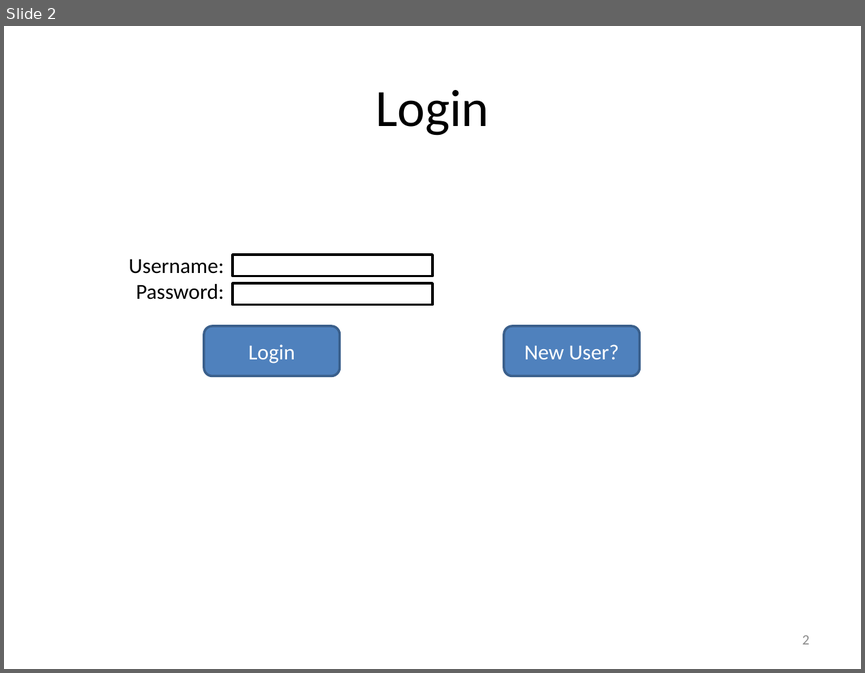
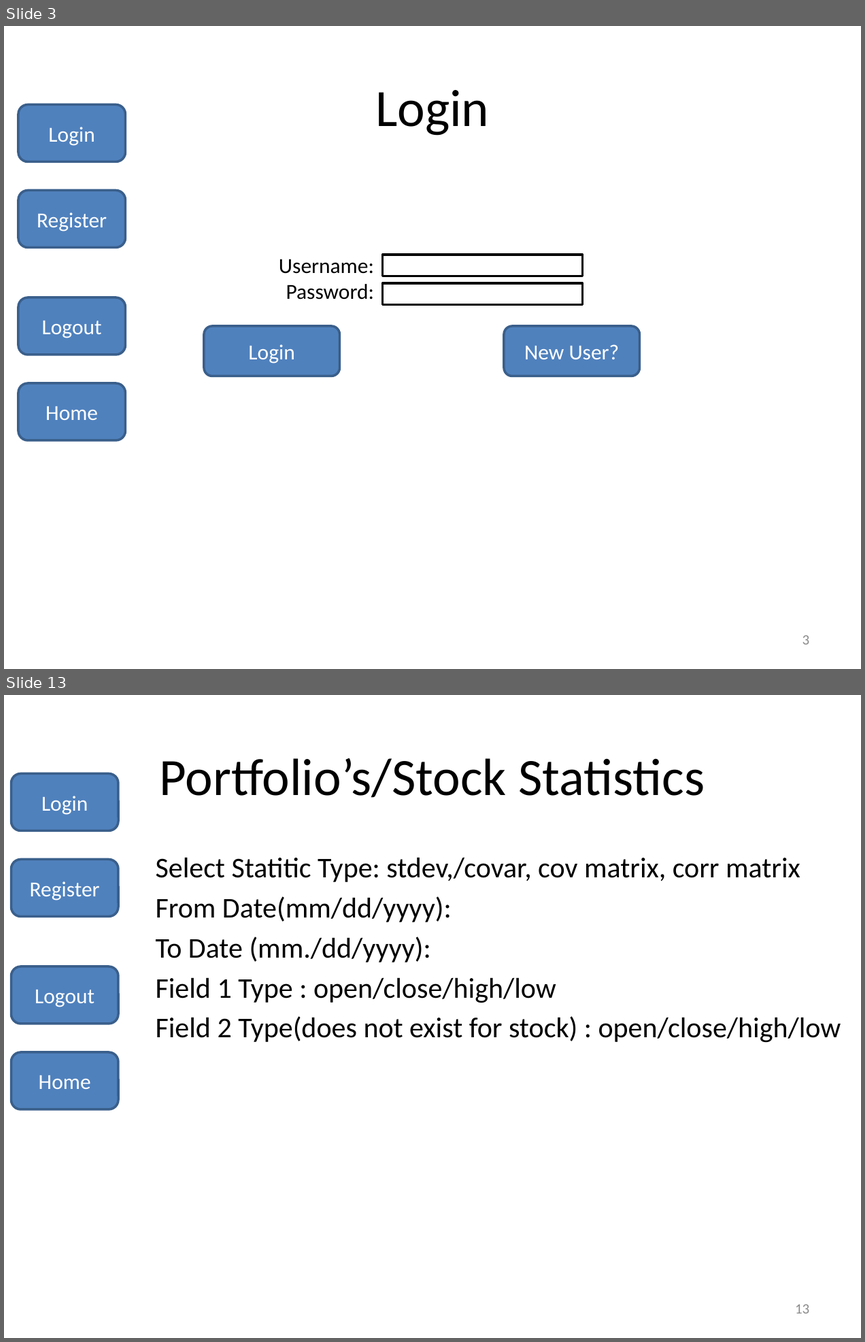
Before and after one commit to divmod/portfolio, a slide deck: handin/Flow.pptx. Shown one above the other, each under a label of ours: slide 2 before the commit, slides 3 and 13 after it; the slides between them are not shown. The pictures are 865x673 and 865x1342 pixels, drawn with LibreOffice and Linux fonts; fonts in the diff are those of the drawing. Boxes give left, top, right and bottom in pixels: in the first picture for what was removed or moved away, otherwise in the second. Text is boxed around its words. In the diff, an @@ line names an element or a change of style, - is before the commit and + after.

```diff
--- a/handin/Flow.pptx
+++ b/handin/Flow.pptx
@@ slide 13 added at (x1=4, y1=695, x2=861, y2=1338), background #FFFFFF @@
@@ rounded rectangle added at (x1=11, y1=774, x2=118, y2=831), fill #4F81BD, outline #3A5F8C 2 pt, 18 pt, text #FFFFFF @@
+Login
@@ title added at (x1=159, y1=758, x2=704, y2=798), 44 pt, text #000000 @@
+Portfolio’s/Stock Statistics
@@ text added at (x1=156, y1=857, x2=841, y2=1042), 24 pt, text #000000 @@
+Select Statitic Type: stdev,/covar, cov matrix, corr matrix
+From Date(mm/dd/yyyy):
+To Date (mm./dd/yyyy):
+Field 1 Type : open/close/high/low
+Field 2 Type(does not exist for stock) : open/close/high/low
@@ rounded rectangle added at (x1=11, y1=860, x2=118, y2=917), fill #4F81BD, outline #3A5F8C 2 pt, 18 pt, text #FFFFFF @@
+Register
@@ rounded rectangle added at (x1=11, y1=966, x2=118, y2=1024), fill #4F81BD, outline #3A5F8C 2 pt, 18 pt, text #FFFFFF @@
+Logout
@@ rounded rectangle added at (x1=11, y1=1052, x2=118, y2=1110), fill #4F81BD, outline #3A5F8C 2 pt, 18 pt, text #FFFFFF @@
+Home
@@ page number added at (x1=795, y1=1304, x2=809, y2=1313), 12 pt, text #8C8C8C @@
+13
@@ what was slide 2 is now slide 3 @@
@@ slide 3 changed as well @@
@@ rounded rectangle added at (x1=18, y1=105, x2=126, y2=162), fill #4F81BD, outline #3A5F8C 2 pt, 18 pt, text #FFFFFF @@
+Login
@@ rounded rectangle added at (x1=18, y1=191, x2=126, y2=248), fill #4F81BD, outline #3A5F8C 2 pt, 18 pt, text #FFFFFF @@
+Register
@@ 2 rectangles, 1 text moved together from (x1=128, y1=254, x2=432, y2=305) to (x1=279, y1=254, x2=582, y2=305) @@
@@ rounded rectangle added at (x1=18, y1=297, x2=126, y2=355), fill #4F81BD, outline #3A5F8C 2 pt, 18 pt, text #FFFFFF @@
+Logout
@@ rounded rectangle added at (x1=18, y1=383, x2=126, y2=441), fill #4F81BD, outline #3A5F8C 2 pt, 18 pt, text #FFFFFF @@
+Home
@@ page number at (x1=802, y1=635, x2=810, y2=644): text changed @@
-2
+3
```
Also in this commit, not shown: 7 other slides changed, 6 other slides added, 3 slides removed, 4 other files.
